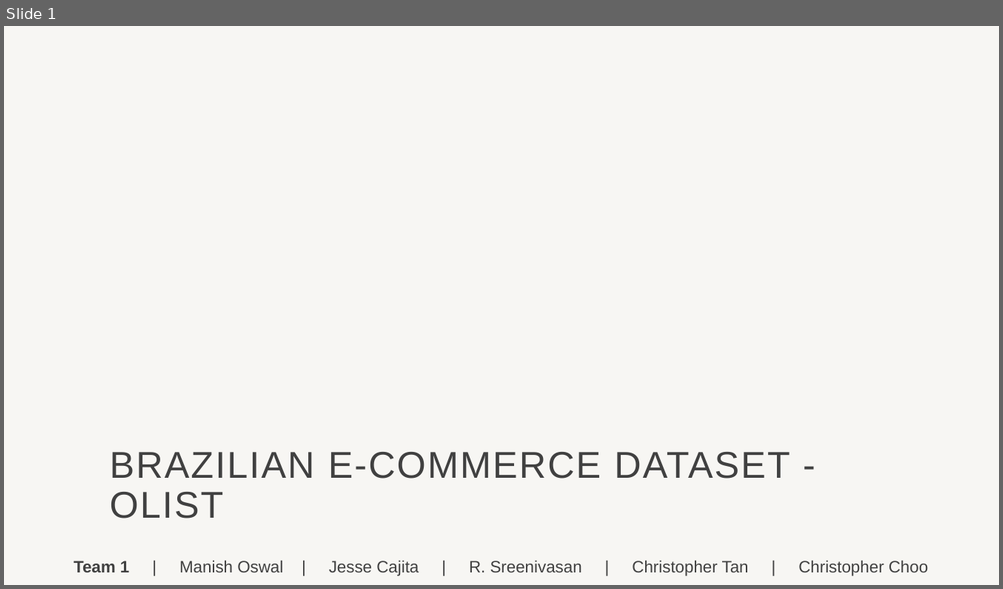
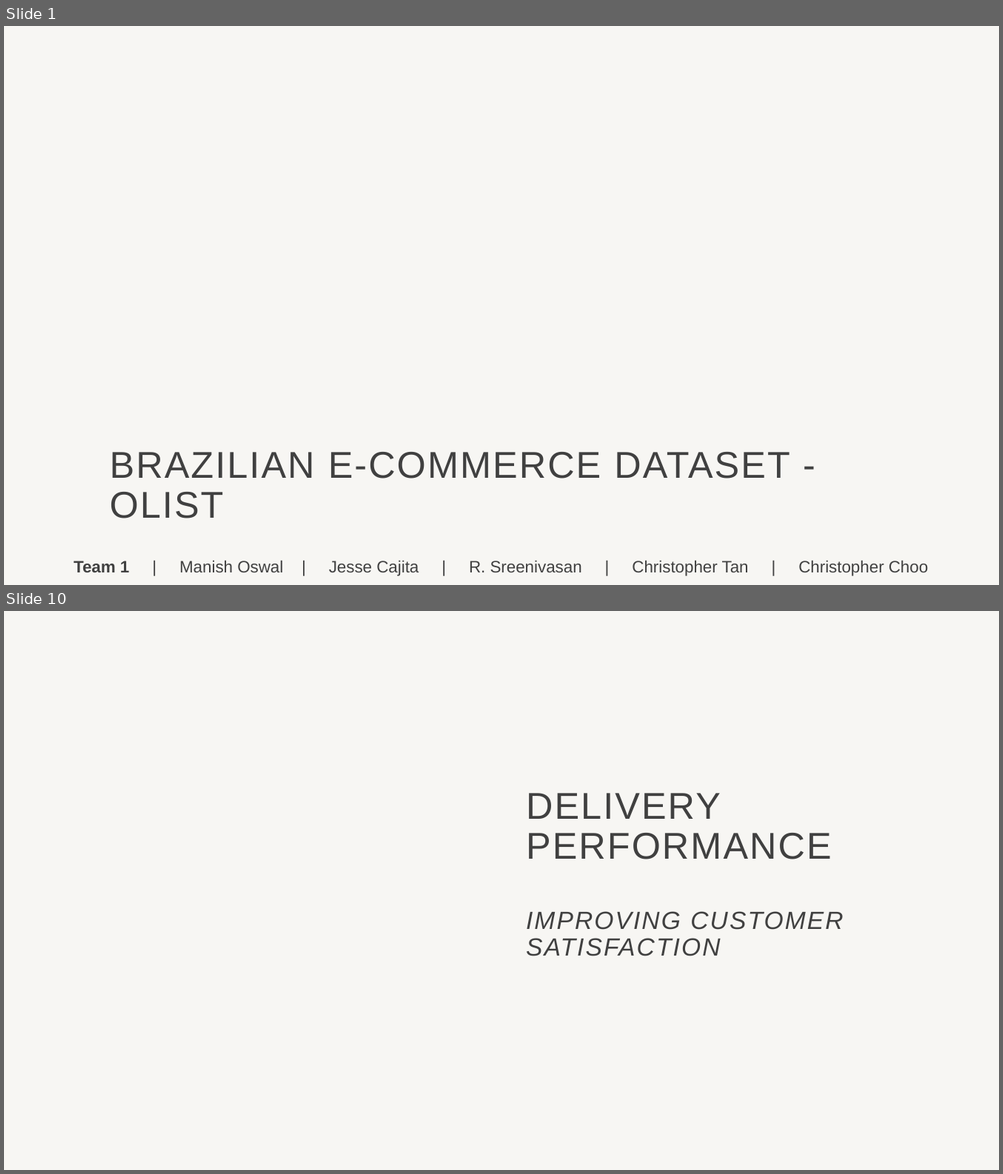
Before and after one commit to chrischoo/M2Project, a slide deck: presentation/1nsight Presentation - olist.pptx. Shown one above the other, each under a label of ours: slide 1 before the commit, slides 1 and 10 after it; the slides between them are not shown. The pictures are 1003x589 and 1003x1174 pixels, drawn with LibreOffice and Linux fonts; fonts in the diff are those of the drawing; background and template pictures are left out. Boxes give left, top, right and bottom in pixels: in the first picture for what was removed or moved away, otherwise in the second. Text is boxed around its words. In the diff, an @@ line names an element or a change of style, - is before the commit and + after.

```diff
--- a/presentation/1nsight Presentation - olist.pptx
+++ b/presentation/1nsight Presentation - olist.pptx
@@ slide 10 added at (4, 611, 999, 1170), background #F7F6F3 @@
@@ title added at (526, 793, 842, 957), 24 pt, text #404040, italic @@
+DELIVERY PERFORMANCE
+IMPROVING CUSTOMER SATISFACTION
```
Also in this commit, not shown: 9 slides changed, 10 other slides added, 1 slide removed, 1 other file.
